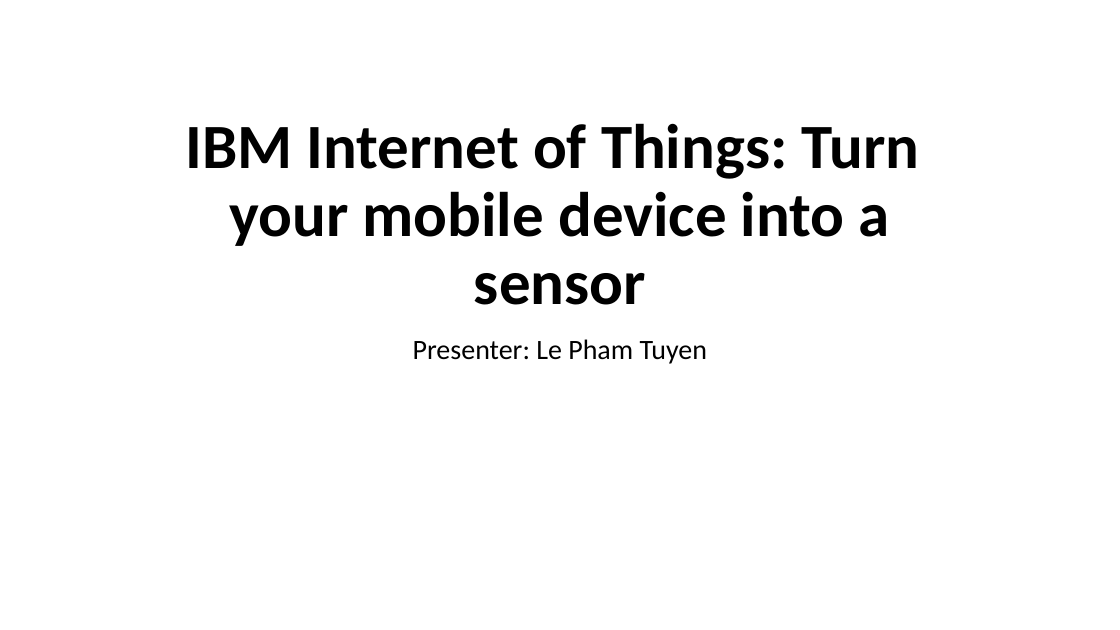
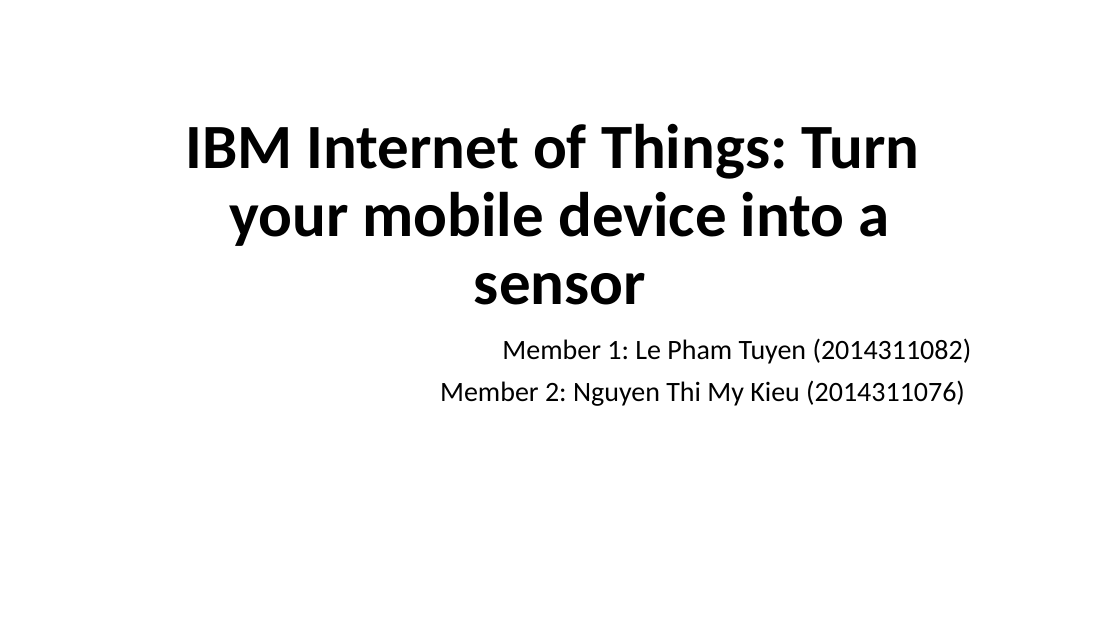
Before and after one commit to lephamtuyen/healthmonitoring, a slide deck: slide 1 of IBM_IoT.pptx. Drawn at 1120x630 pixels with LibreOffice and Linux fonts; fonts in the diff are those of the drawing. Boxes give left, top, right and bottom in pixels: in the first picture for what was removed or moved away, otherwise in the second. Text is boxed around its words. In the diff, an @@ line names an element or a change of style, - is before the commit and + after.

```diff
--- a/IBM_IoT.pptx
+++ b/IBM_IoT.pptx
@@ subtitle at [440,338,972,406]: text changed @@
-Presenter: Le Pham Tuyen
+Member 1: Le Pham Tuyen (2014311082)
+Member 2: Nguyen Thi My Kieu (2014311076)
```
Also in this commit, not shown: 6 other slides changed, 10 slides added, 5 slides removed.
